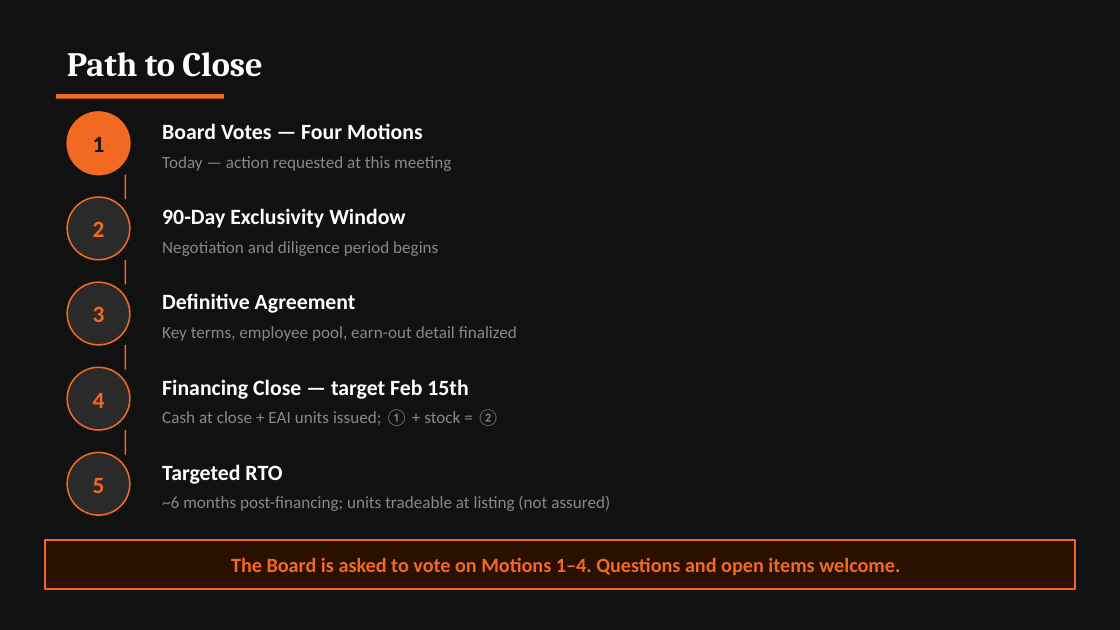
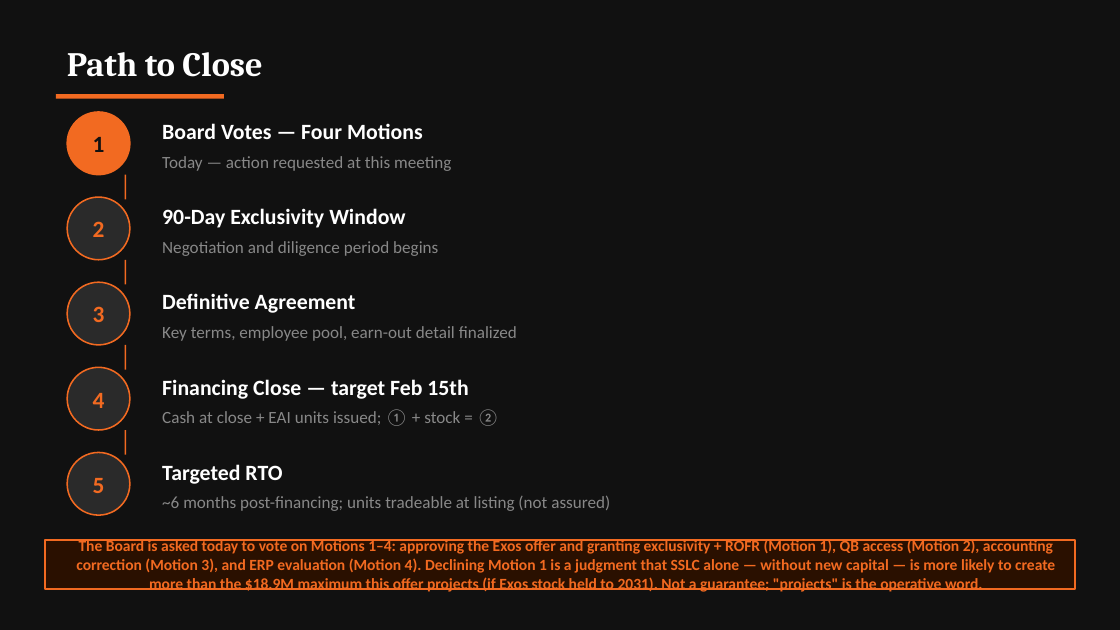
Before and after one commit to ExosAerospace/workspace, a slide deck: slide 13 of drafts/Exos_SSLC_Board_Offer_Overview_2026-10-10_r2.pptx. Drawn at 1120x630 pixels with LibreOffice and Linux fonts; fonts in the diff are those of the drawing; background and template pictures are left out. Boxes give left, top, right and bottom in pixels: in the first picture for what was removed or moved away, otherwise in the second. Text is boxed around its words. In the diff, an @@ line names an element or a change of style, - is before the commit and + after.

```diff
--- a/drafts/Exos_SSLC_Board_Offer_Overview_2026-10-10_r2.pptx
+++ b/drafts/Exos_SSLC_Board_Offer_Overview_2026-10-10_r2.pptx
@@ text at (76, 538, 1055, 592): text changed; size 13 to 10 pt @@
-The Board is asked to vote on Motions 1–4. Questions and open items welcome.
+The Board is asked today to vote on Motions 1–4: approving the Exos offer and granting exclusivity + ROFR (Motion 1), QB access (Motion 2), accounting correction (Motion 3), and ERP evaluation (Motion 4). Declining Motion 1 is a judgment that SSLC alone — without new capital — is more likely to create more than the $18.9M maximum this offer projects (if Exos stock held to 2031). Not a guarantee; "projects" is the operative word.
```
Also in this commit, not shown: 11 other slides changed, 2 other files.
